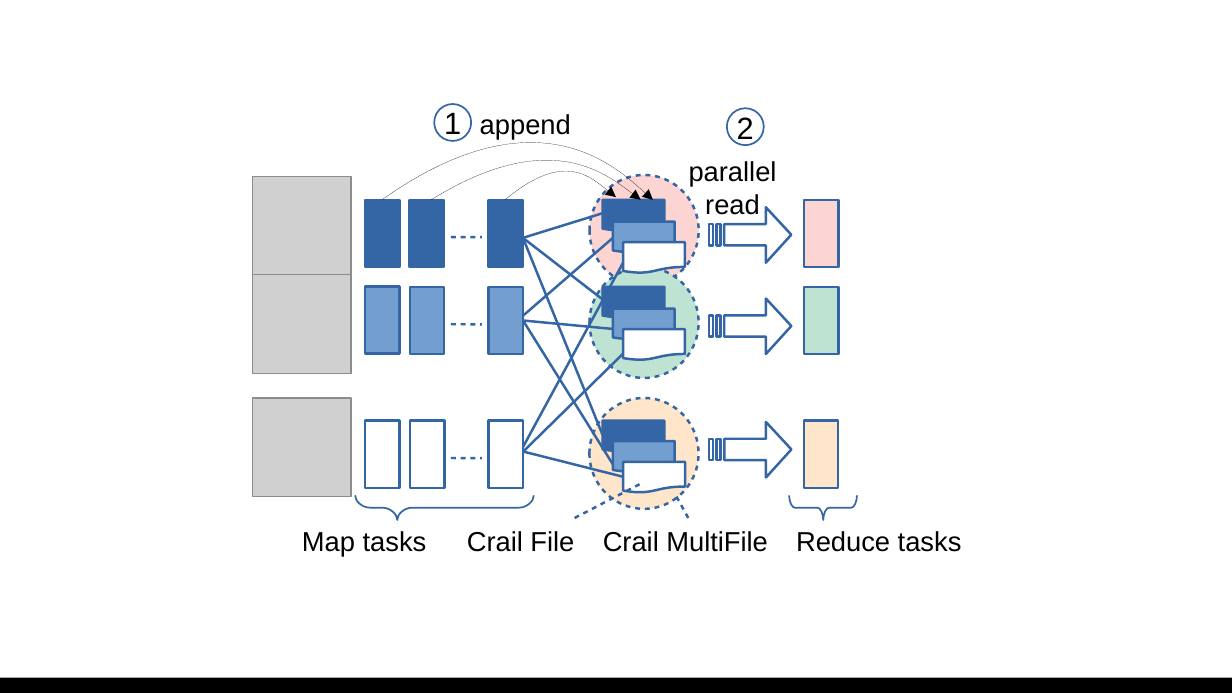
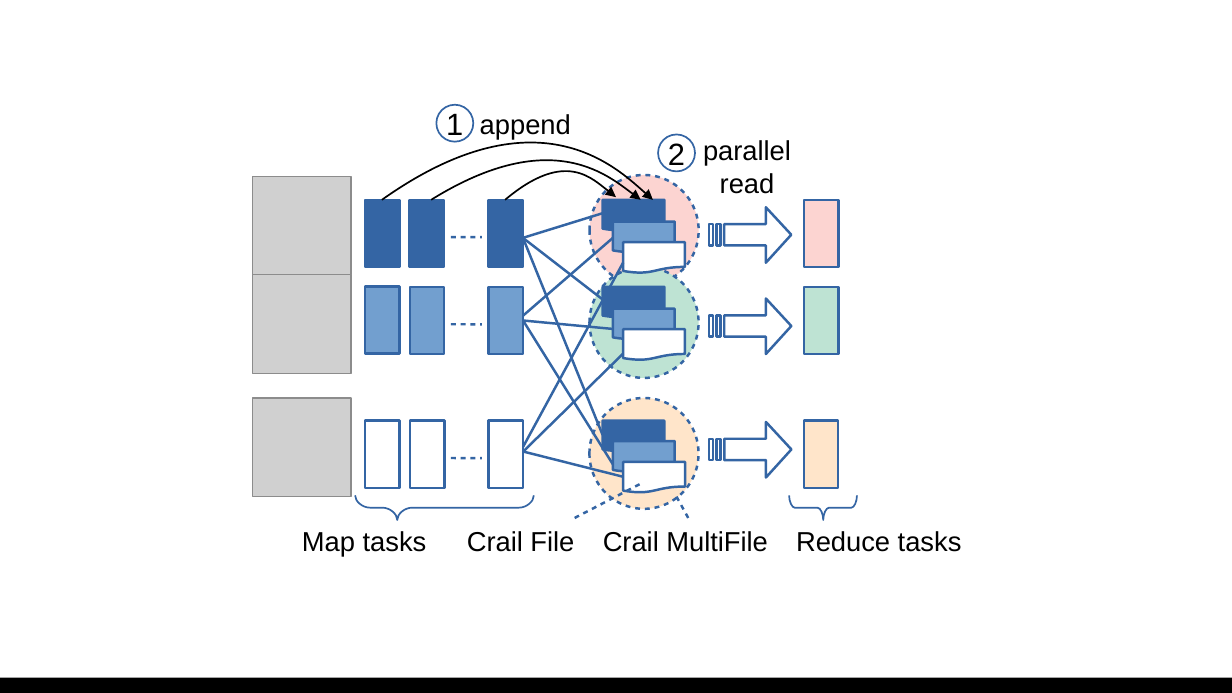
Before and after one commit to patrickstuedi/incubator-crail-website, a slide deck: slide 3 of site/_plots/blog/disaggregation/figures.odp. Drawn at 1232x693 pixels with LibreOffice and Linux fonts; fonts in the diff are those of the drawing; grey boxes stand for pictures. Boxes give left, top, right and bottom in pixels: in the first picture for what was removed or moved away, otherwise in the second. Text is boxed around its words. In the diff, an @@ line names an element or a change of style, - is before the commit and + after.

```diff
--- a/site/_plots/blog/disaggregation/figures.odp
+++ b/site/_plots/blog/disaggregation/figures.odp
@@ outline #000000 0 pt to #000000 0.99 pt in 3 elements at [505,176,616,200], [431,166,641,201], [382,149,653,200] @@
@@ ellipse "2": place and size @@
-ellipse "2" at [727,108,764,145]
+ellipse "2" at [658,134,695,171]
@@ text "parallel": place and size @@
-text "parallel" at [689,161,777,215]
+text "parallel" at [703,140,791,194]
```
Also in this commit, not shown: 2 other files.
